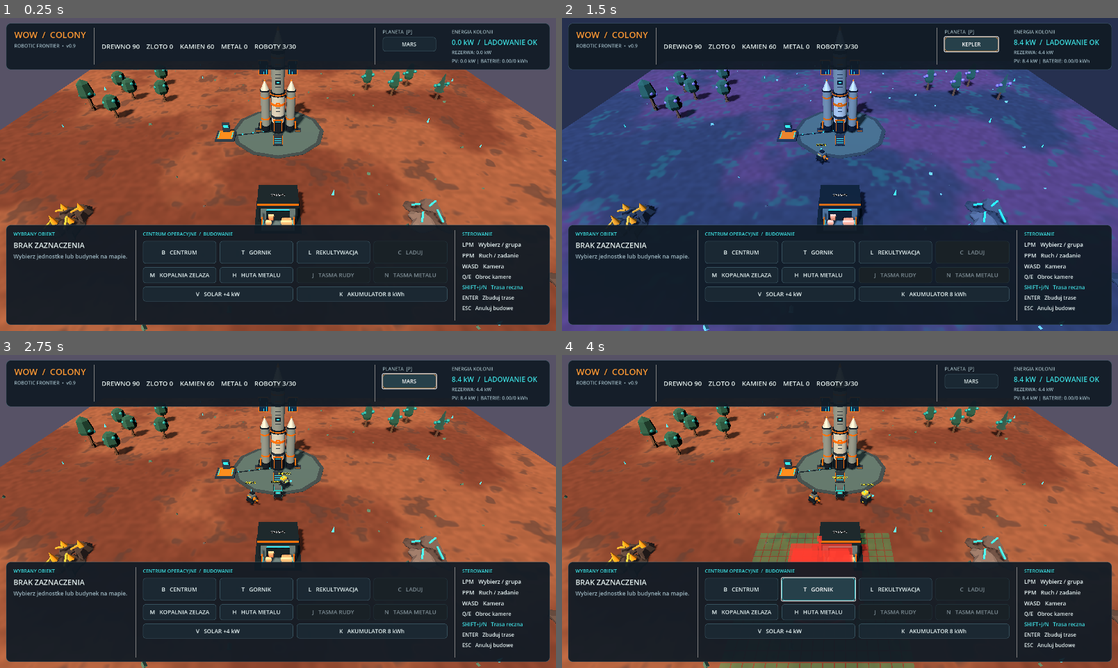
Above: before the commit, frames 1-4 (two rows, left to right).
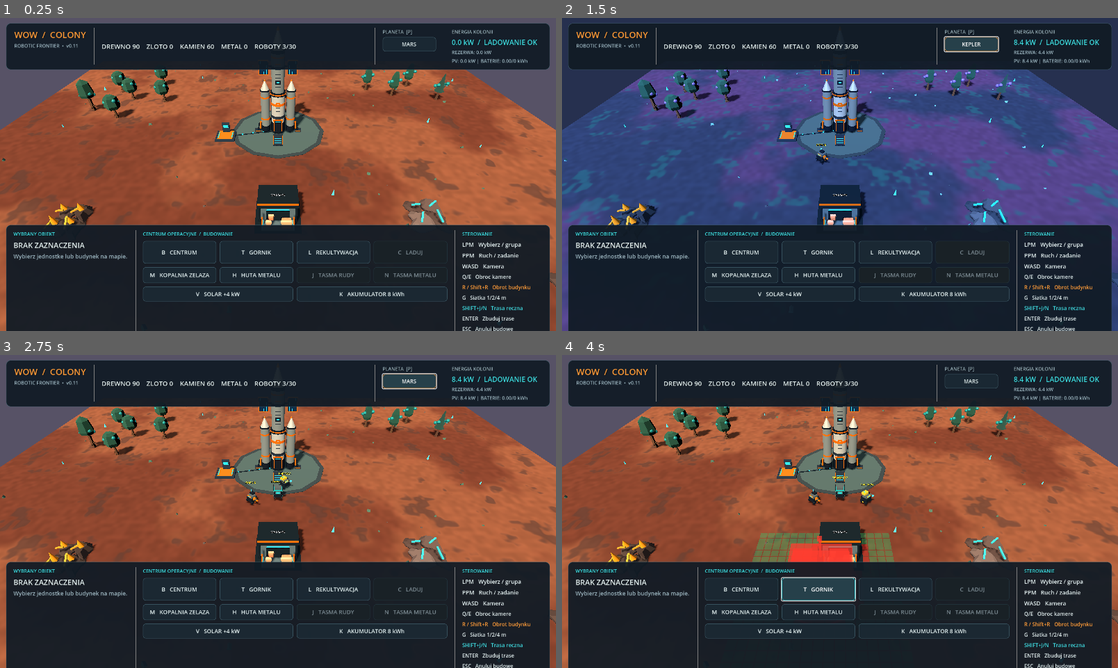
Above: after the commit, the same moments.

Repository: serafin1367/wow
Game: Godot game, scene res://scenes/main.tscn
Same seed, same stepped clock (60 frames per second), same inputs: the game is played once before the commit and once after it.
Inputs:
- Up to frame 1 (0.25 s): no input
- Up to frame 2 (1.5 s): click "MARS" at 0.5 s; click "ZIEMIA" at 1.25 s
- Up to frame 3 (2.75 s): click "KEPLER" at 2 s
- Up to frame 4 (4 s): click "B CENTRUM" at 2.75 s; click "T GORNIK" at 3.5 s

The runs differ from the first frame. In frame 1, 2.4% of the frame differs, in the area x 1-99%, y 8-100%; in frame 2, 2.4%; in frame 3, 2.4%; in frame 4, 2.4%.

Commit message:
ui: show construction rotation and placement grid controls in WOW 0.11 HUD

Diff:
--- a/scripts/colony_hud.gd
+++ b/scripts/colony_hud.gd
@@ -90,7 +90,7 @@
 	branding.custom_minimum_size.x = 150
 	row.add_child(branding)
 	branding.add_child(_label("WOW  /  COLONY", 20, ORANGE, true))
-	branding.add_child(_label("ROBOTIC FRONTIER  •  v0.9", 11, MUTED))
+	branding.add_child(_label("ROBOTIC FRONTIER  •  v0.11", 11, MUTED))
 	row.add_child(VSeparator.new())
 
 	resource_label = _label("", 15, TEXT, true)
@@ -231,6 +231,8 @@
 	help.add_child(_label("PPM   Ruch / zadanie", 13, TEXT))
 	help.add_child(_label("WASD   Kamera", 13, TEXT))
 	help.add_child(_label("Q/E   Obroc kamere", 12, TEXT))
+	help.add_child(_label("R / Shift+R   Obrot budynku", 12, ORANGE))
+	help.add_child(_label("G   Siatka 1/2/4 m", 12, TEXT))
 	help.add_child(_label("SHIFT+J/N   Trasa reczna", 12, TURQUOISE))
 	help.add_child(_label("ENTER   Zbuduj trase", 12, TEXT))
 	help.add_child(_label("ESC   Anuluj budowe", 12, TEXT))
